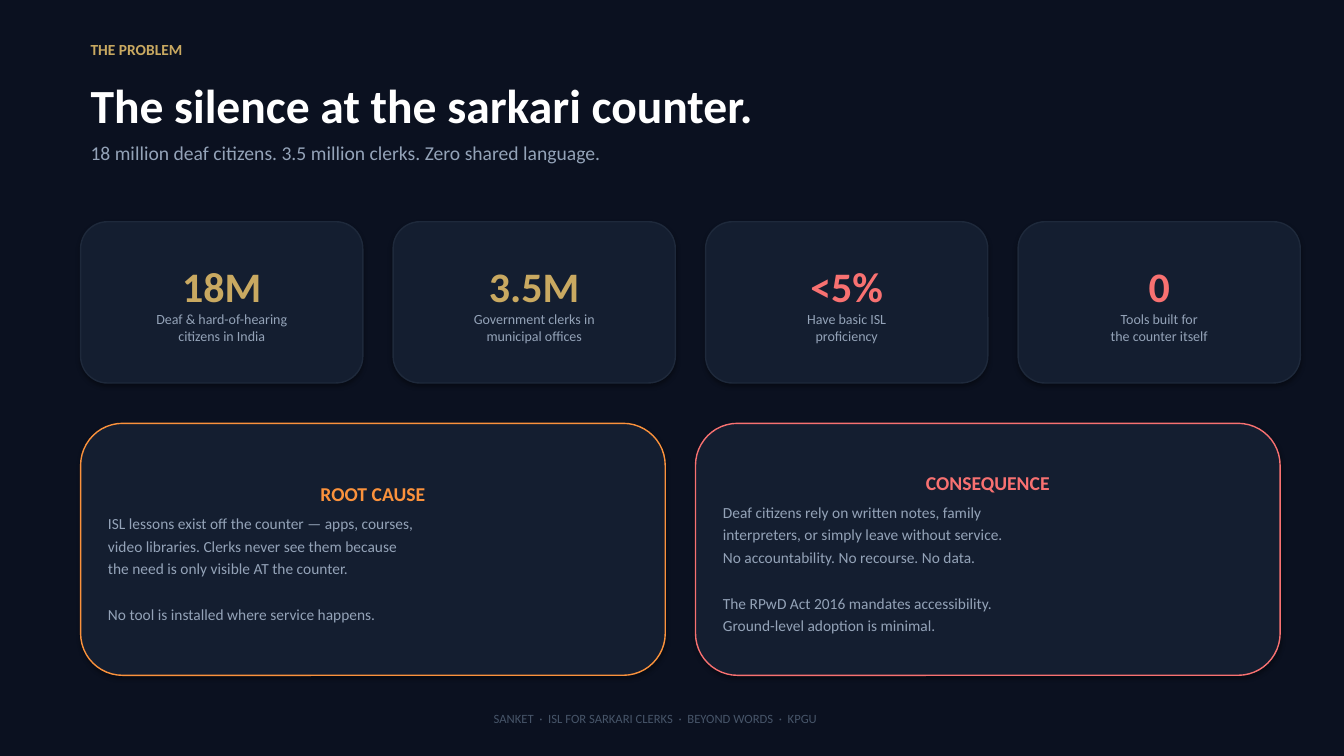
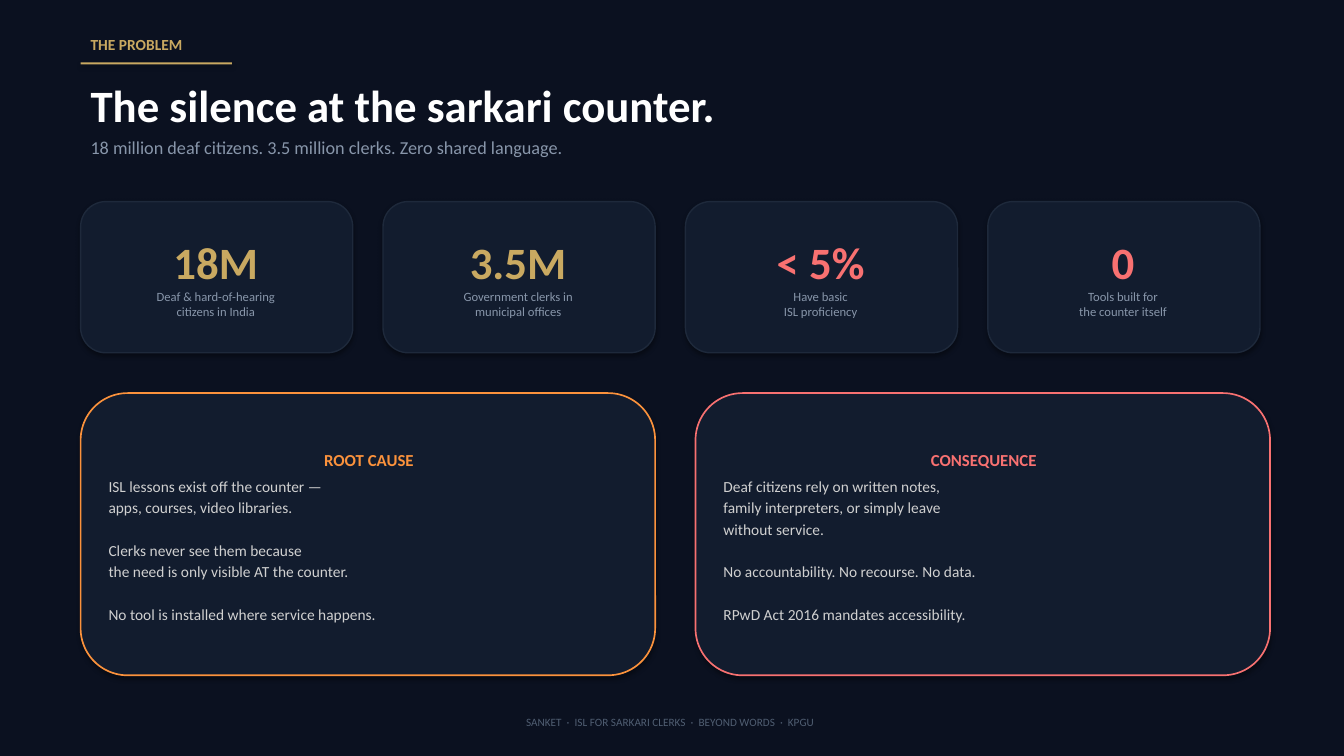
Before and after one commit to rudrakhairnar16-bit/sanket, a slide deck: slide 2 of deliverables/Sanket-Pitch-Deck-Yuva6.pptx. Drawn at 1344x756 pixels with LibreOffice and Linux fonts; fonts in the diff are those of the drawing. Boxes give left, top, right and bottom in pixels: in the first picture for what was removed or moved away, otherwise in the second. Text is boxed around its words. In the diff, an @@ line names an element or a change of style, - is before the commit and + after.

```diff
--- a/deliverables/Sanket-Pitch-Deck-Yuva6.pptx
+++ b/deliverables/Sanket-Pitch-Deck-Yuva6.pptx
@@ text "THE PROBLEM": place and size @@
-text "THE PROBLEM" at [91, 45, 182, 55]
+text "THE PROBLEM" at [91, 40, 182, 50]
@@ text "The silence at the sarkari ..." at [91, 90, 715, 123]: size 34 to 32 pt @@
@@ rectangle added at [81, 63, 232, 65], fill #C9A961 @@
@@ text "18 million deaf citizens. 3.5 ..." at [91, 141, 562, 157]: size 14 to 13 pt, text colour #94A3B8 to #8896AA @@
@@ rounded rectangle "18M": place and size @@
-rounded rectangle "18M" at [81, 222, 363, 383]
+rounded rectangle "18M" at [81, 202, 353, 353]
@@ rounded rectangle "18M" at [81, 202, 353, 353]: size 30 to 32 pt in "18M"; size 10 to 9 pt, text colour #94A3B8 to #8896AA; fill #141E30 to #121C2E @@
@@ rounded rectangle "3.5M": place and size @@
-rounded rectangle "3.5M" at [393, 222, 676, 383]
+rounded rectangle "3.5M" at [383, 202, 655, 353]
@@ rounded rectangle "3.5M" at [383, 202, 655, 353]: size 30 to 32 pt in "3.5M"; size 10 to 9 pt, text colour #94A3B8 to #8896AA in "Government clerks in municipal offices"; fill #141E30 to #121C2E @@
@@ rounded rectangle "< 5%": place and size @@
-rounded rectangle "< 5%" at [706, 222, 988, 383]
+rounded rectangle "< 5%" at [686, 202, 958, 353]
@@ rounded rectangle "< 5%" at [686, 202, 958, 353]: fill #141E30 to #121C2E @@
@@ rounded rectangle "0": place and size @@
-rounded rectangle "0" at [1018, 222, 1301, 383]
+rounded rectangle "0" at [988, 202, 1260, 353]
@@ rounded rectangle "0" at [988, 202, 1260, 353]: size 30 to 32 pt in "0"; size 10 to 9 pt, text colour #94A3B8 to #8896AA; fill #141E30 to #121C2E @@
@@ text in rounded rectangle at [809, 248, 864, 280]: text changed; size 30 to 32 pt @@
-<5%
+< 5%
@@ text in rounded rectangle at [784, 292, 857, 318]: size 10 to 9 pt, text colour #94A3B8 to #8896AA in "Have basic ISL proficiency" @@
@@ rounded rectangle "ROOT CAUSE": place and size @@
-rounded rectangle "ROOT CAUSE" at [81, 423, 665, 676]
+rounded rectangle "ROOT CAUSE" at [81, 393, 655, 676]
@@ rounded rectangle "ROOT CAUSE" at [81, 393, 655, 676]: fill #141E30 to #121C2E; outline #FB923C 1 pt to #FB923C 1.2 pt @@
@@ rounded rectangle "CONSEQUENCE": place and size @@
-rounded rectangle "CONSEQUENCE" at [696, 423, 1280, 676]
+rounded rectangle "CONSEQUENCE" at [696, 393, 1270, 676]
@@ rounded rectangle "CONSEQUENCE" at [696, 393, 1270, 676]: fill #141E30 to #121C2E; outline #F87171 1 pt to #F87171 1.2 pt @@
@@ text in rounded rectangle at [109, 455, 414, 623]: size 14 to 12 pt in "ROOT CAUSE"; text colour #94A3B8 to #D0D0D0 in "the need is only visible AT the ...", "No tool is installed where service happens."; less space between paragraphs @@
@@ text in rounded rectangle at [723, 455, 1037, 580]: size 14 to 12 pt in "CONSEQUENCE"; text colour #94A3B8 to #D0D0D0 in "No accountability. No recourse. No data."; less space between paragraphs @@
@@ text in rounded rectangle at [109, 481, 305, 556]: text changed; text colour #94A3B8 to #D0D0D0 @@
-ISL lessons exist off the counter — apps, courses,
-video libraries. Clerks never see them because
+ISL lessons exist off the counter —
+apps, courses, video libraries.
+Clerks never see them because
@@ text in rounded rectangle at [723, 481, 941, 535]: text changed; text colour #94A3B8 to #D0D0D0 @@
-Deaf citizens rely on written notes, family
-interpreters, or simply leave without service.
+Deaf citizens rely on written notes,
+family interpreters, or simply leave
+without service.
@@ text in rounded rectangle at [723, 609, 965, 623]: text changed; text colour #94A3B8 to #D0D0D0 @@
-The RPwD Act 2016 mandates accessibility.
-Ground-level adoption is minimal.
+RPwD Act 2016 mandates accessibility.
@@ text "SANKET · ISL FOR SARKARI ..." at [526, 719, 814, 726]: size 9 to 8 pt, text colour #475569 to #505E72 @@
```
Also in this commit, not shown: 9 other slides changed, 2 other files.
